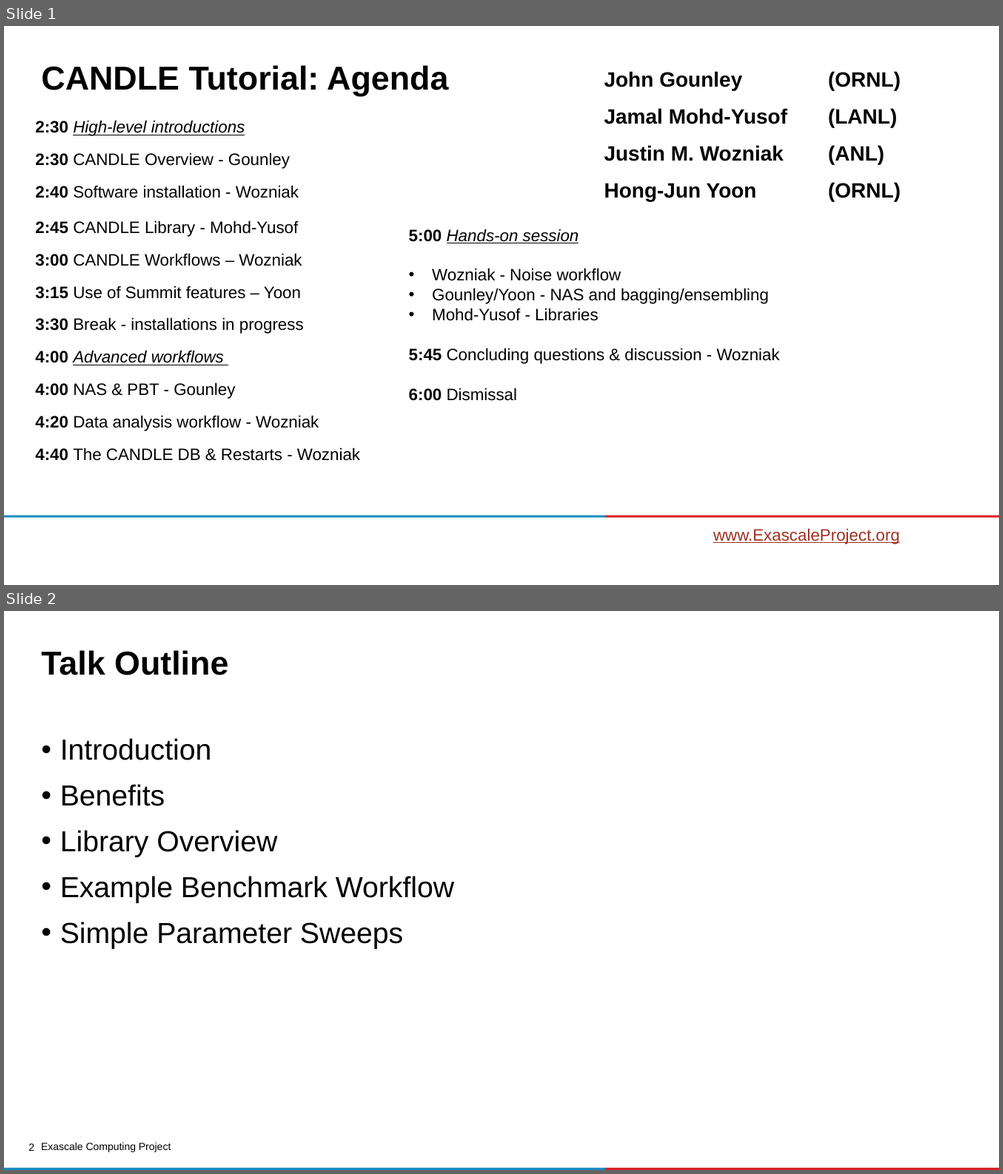
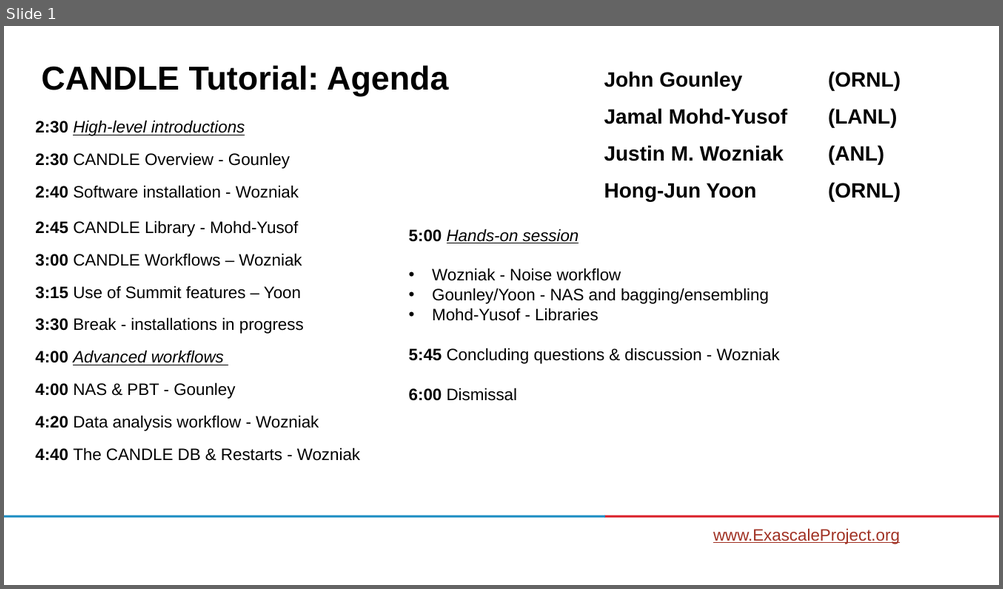
Before and after one commit to ECP-CANDLE/Tutorials, a slide deck: 2020/ECP/slides/00-agenda.pptx. Shown one above the other, each under a label of ours: slides 1 and 2 before the commit, slide 1 after it. The pictures are 1003x1174 and 1003x589 pixels, drawn with LibreOffice and Linux fonts; fonts in the diff are those of the drawing; background and template pictures are left out. Boxes give left, top, right and bottom in pixels: in the first picture for what was removed or moved away, otherwise in the second. Text is boxed around its words. In the diff, an @@ line names an element or a change of style, - is before the commit and + after.

```diff
--- a/2020/ECP/slides/00-agenda.pptx
+++ b/2020/ECP/slides/00-agenda.pptx
@@ slide 2 removed at bbox=[4, 611, 999, 1170], background #FFFFFF @@
@@ title removed at bbox=[41, 650, 228, 675] @@
-Talk Outline
@@ text removed at bbox=[60, 738, 454, 949] @@
-• Introduction
-• Benefits
-• Library Overview
-• Example Benchmark Workflow
-• Simple Parameter Sweeps
@@ text removed at bbox=[41, 1143, 170, 1153] @@
-Exascale Computing Project
@@ page number removed at bbox=[28, 1144, 34, 1151] @@
-2
@@ rectangle removed at bbox=[4, 1168, 605, 1170] @@
@@ rectangle removed at bbox=[605, 1168, 999, 1170] @@
```
Also in this commit, not shown: 15 other slides removed.
